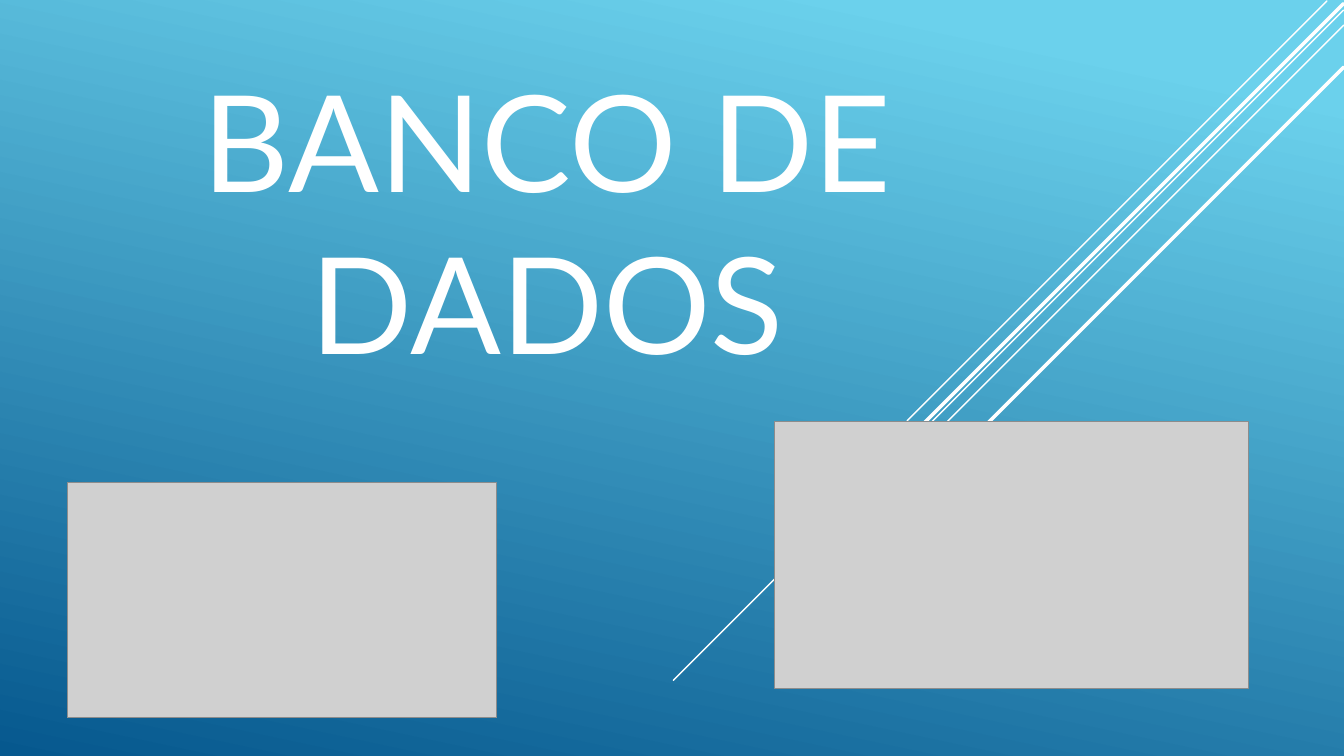
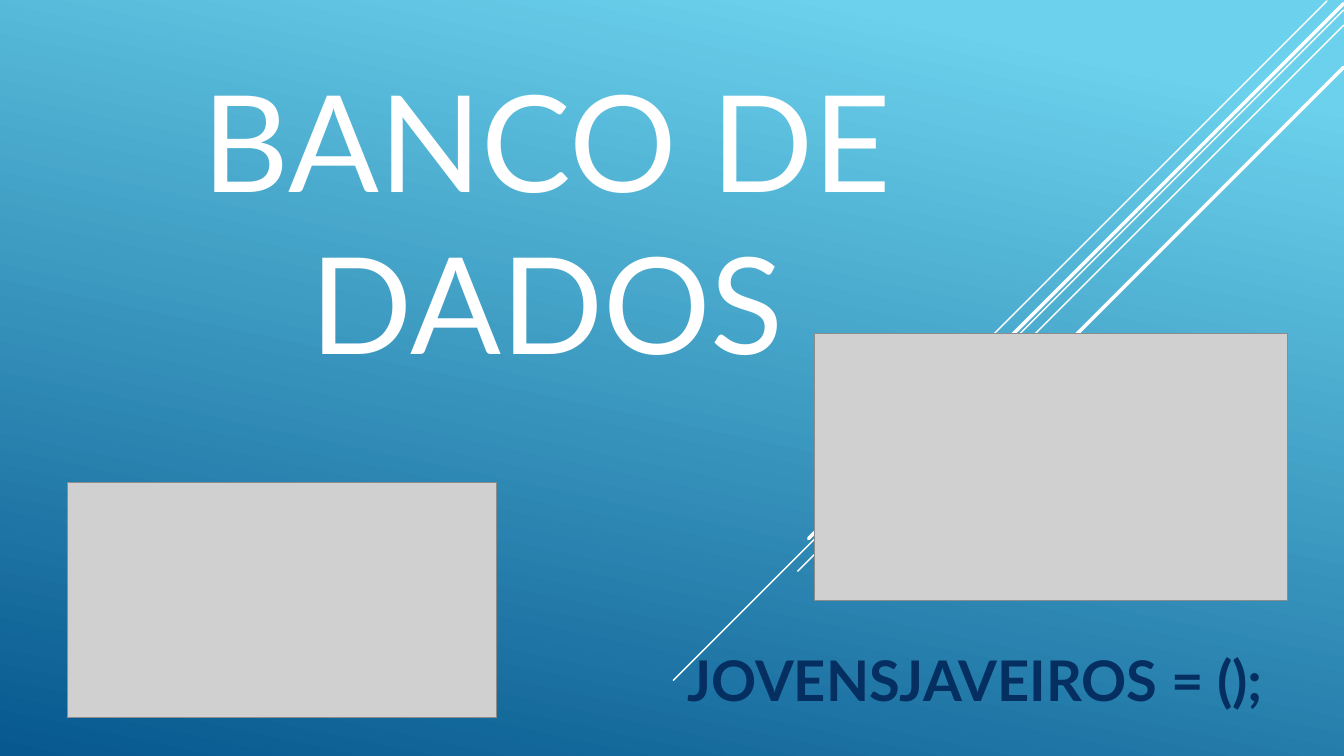
Before and after one commit to TarsilaMoreno/becajava.aulasql2, a slide deck: slide 1 of bancodedados.pptx. Drawn at 1344x756 pixels with LibreOffice and Linux fonts; fonts in the diff are those of the drawing; grey boxes stand for pictures. Boxes give left, top, right and bottom in pixels: in the first picture for what was removed or moved away, otherwise in the second. Text is boxed around its words. In the diff, an @@ line names an element or a change of style, - is before the commit and + after.

```diff
--- a/bancodedados.pptx
+++ b/bancodedados.pptx
@@ picture: place and size @@
-picture at box(774, 421, 1248, 688)
+picture at box(815, 334, 1289, 600)
@@ text added at box(687, 652, 1158, 701), 40 pt, text #052F61, bold @@
+JOVENSJAVEIROS = ();
```
Also in this commit, not shown: 4 slides added.
